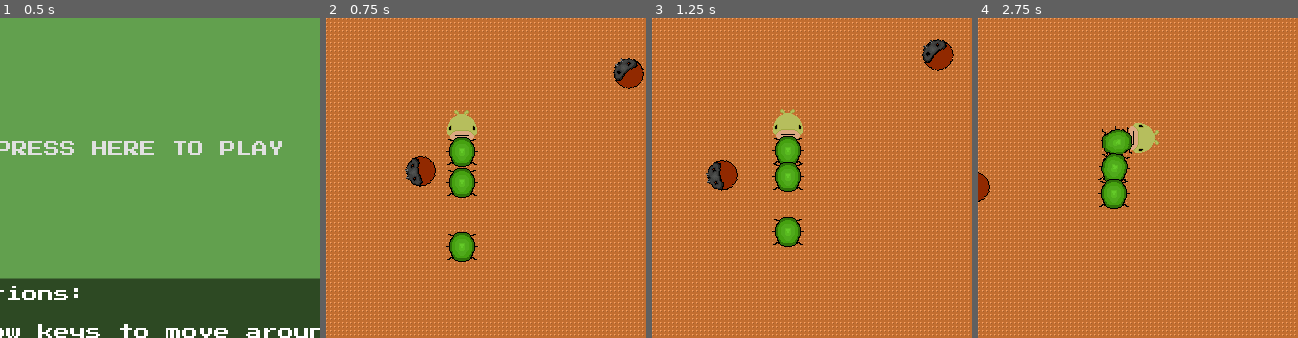
Above: before the commit, frames 1-4 (left to right).
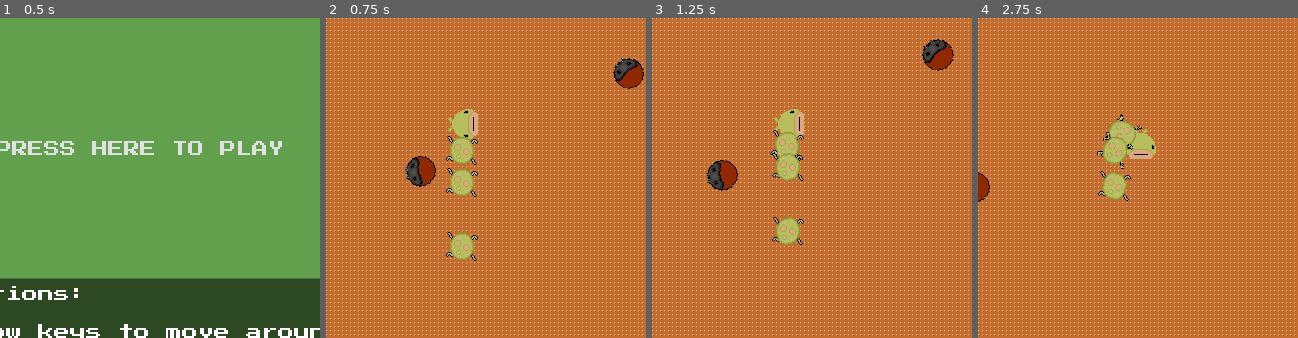
Above: after the commit, the same moments.

Repository: thatnick/grow-grow
Game: Godot game, scene res://scenes/Start.tscn
Same seed, same stepped clock (60 frames per second), same inputs: the game is played once before the commit and once after it.
Inputs:
- Up to frame 1 (0.5 s): no input
- Up to frame 2 (0.75 s): click "PRESS HERE TO PLAY" at 0.5 s
- Up to frame 3 (1.25 s): no input
- Up to frame 4 (2.75 s): hold Right (ui_right) 1.28-2.03 s; hold Down (ui_down) from 2.03 s (still down)
The pictures show only the part of the screen within x 29-79%, y 33-83%; the shares and areas given below are measured in that part.

Frame 1 is identical in both runs. In frame 2, 2.6% of the frame differs, in the area x 37-48%, y 28-77%; in frame 3, 2.5%; in frame 4, 2.8%, in the area x 37-57%, y 30-60%.

Commit message:
Change Player sprites to Colin

Diff:
--- a/scenes/Head.tscn
+++ b/scenes/Head.tscn
@@ -5,16 +5,14 @@
 [ext_resource path="res://scenes/Camera.tscn" type="PackedScene" id=3]
 
 [sub_resource type="CircleShape2D" id=1]
-radius = 14.9513
+radius = 13.0
 
 [node name="PhysicHead" type="KinematicBody2D"]
 collision_mask = 17
 script = ExtResource( 1 )
 
-[node name="CollisionShape2D" type="CollisionShape2D" parent="."]
-shape = SubResource( 1 )
-
 [node name="Sprite" type="Sprite" parent="."]
+rotation = -1.5708
 texture = ExtResource( 2 )
 
 [node name="Camera2D" parent="." instance=ExtResource( 3 )]
@@ -22,3 +20,7 @@
 limit_top = 0
 limit_right = 1280
 limit_bottom = 1280
+
+[node name="CollisionShape2D" type="CollisionShape2D" parent="."]
+position = Vector2( 3, 0 )
+shape = SubResource( 1 )
--- a/scenes/Tail.tscn
+++ b/scenes/Tail.tscn
@@ -1,16 +1,16 @@
 [gd_scene load_steps=4 format=2]
 
 [ext_resource path="res://scripts/Tail.gd" type="Script" id=1]
-[ext_resource path="res://sprites/player/CatBody_singleframe.png" type="Texture" id=2]
+[ext_resource path="res://sprites/player/colinbody1.png" type="Texture" id=2]
 
 [sub_resource type="CircleShape2D" id=1]
-radius = 12.9365
+radius = 9.58482
 
 [node name="PhysicTail" type="KinematicBody2D"]
 script = ExtResource( 1 )
 
+[node name="Sprite" type="Sprite" parent="."]
+texture = ExtResource( 2 )
+
 [node name="CollisionShape2D" type="CollisionShape2D" parent="."]
 shape = SubResource( 1 )
-
-[node name="Sprite" type="Sprite" parent="."]
-texture = ExtResource( 2 )
